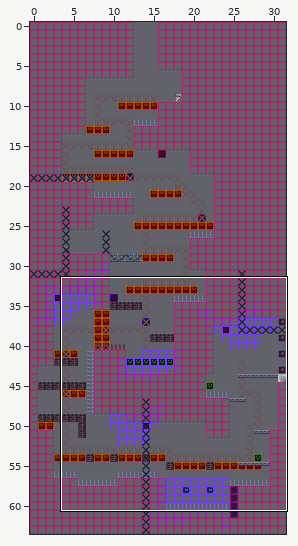
Two states of a Tiled map (JSON), src/resource/map/stage210.json. The first picture is a wide view before the edit; the outline marks the close-up.
Close-up. The starting point:
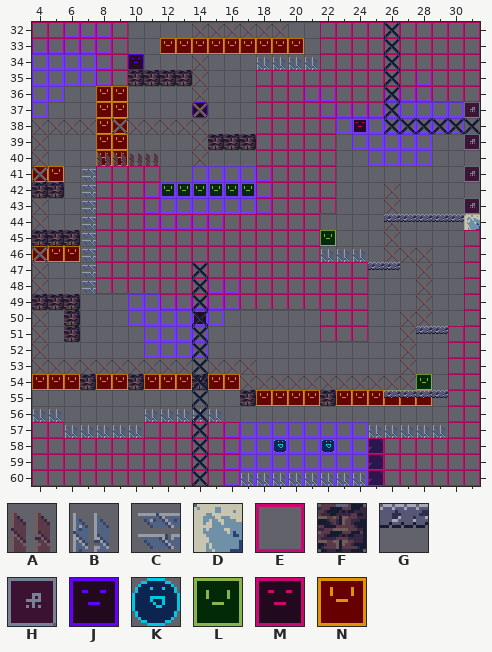
Cells are 16x16 px. Shown: x 4..31, y 32..60. The commit also changed other parts of the map, which this record leaves out.
Key: from "BackGround": A 0, B 8, C 11, D 52, E 58, F 75, G 96; from "EntityMover": H 2, J 9, K 10, L 11, M 12, N 13.
_ is an empty cell.
Objects are placed by their top-left corner, in cells (3,4 is the top-left corner of cell 3,4); size is 1x1 cell unless given.
Layers that did not change in this view are not listed.
Layer "Entity" before, first column x 4:
32 EEEEEE____________EEEEEEEEEE
33 EEEEEE____________EEEEEEEEEE
34 ____EE________BBBBEEEEEEEEEE
35 ____EEFFFF____EEEEEEEEEEEEEE
36 ______________EEEEEEEEEEEEEE
37 ______________EEEEEEEE______
38 ______________EEEEE_________
39 ___________FFFEEEEE_________
40 ____AAAA______EEEEE_________
41 ___CEEEE______EEEEE_________
42 FF_CEEEE______EEEEE_________
43 ___CEEEE______EEEEE_________
44 ___CEEEEEEEEEEEEEE____GGGGGD
45 FFFCEEEEEEEEEEEEEE_________E
46 ___CEEEEEEEEEEEEEEBBB______E
47 ___CEEEEEEEEEEEEEEEEE______E
48 ___CEEEEEEEEEEEEEEEEE______E
49 FFF_____EEEEEEEEEEEEE______E
50 __F_______________EEE______E
51 __F_______________EEE___GGEE
52 __________________________EE
53 __________________________EE
54 ___F__F___F_______________EE
55 _____________F____F___GGGGEE
56 BB_____BBBBB______________EE
57 EEBBBBBEEEEEE________BBBBBEE
58 EEEEEEEEEEEEE________EEEEEEE
59 EEEEEEEEEEEEE________EEEEEEE
60 EEEEEEEEEEEEEBBBBBBBBEEEEEEE
New version:
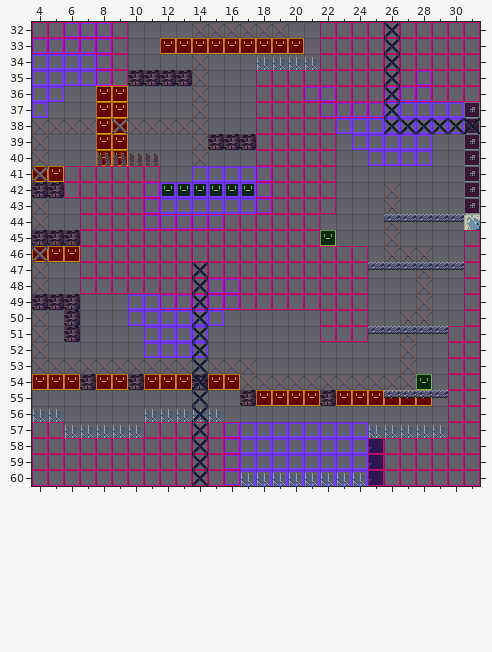
Changes in this commit:
Changed rows in their new state; . is an unchanged cell.
Layer "Obj":
added: H at 31,38
added: H at 31,40
added: H at 31,42
removed: J at 10,34
removed: J at 14,37
removed: M at 24,38
removed: M at 14,50
removed: K at 22,58
removed: K at 19,58
Layer "Entity":
first column x 6:
41 EE.......................
42 EE.......................
43 .E.......................
44 .E.......................
45 .E.......................
46 .E..............EEE......
47 .E...................GGGG
48 .E.......................
51 ...................GGG...
